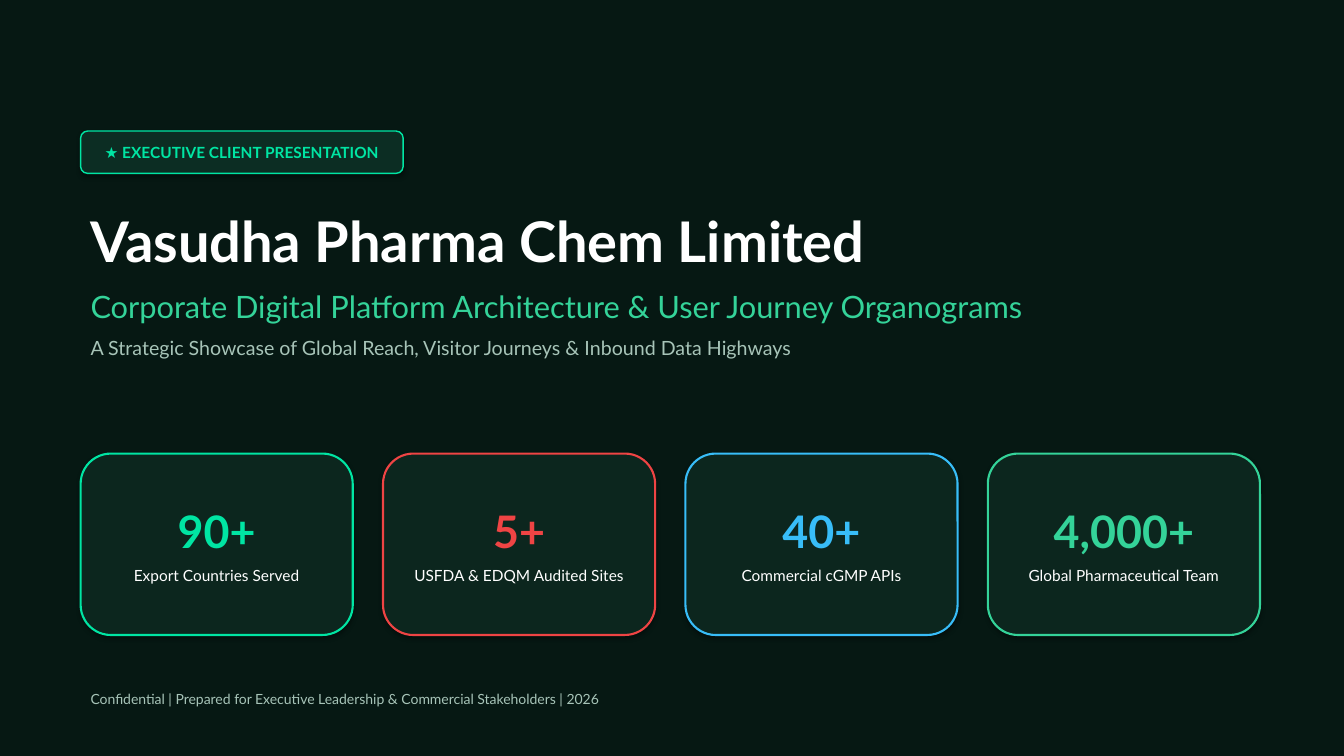
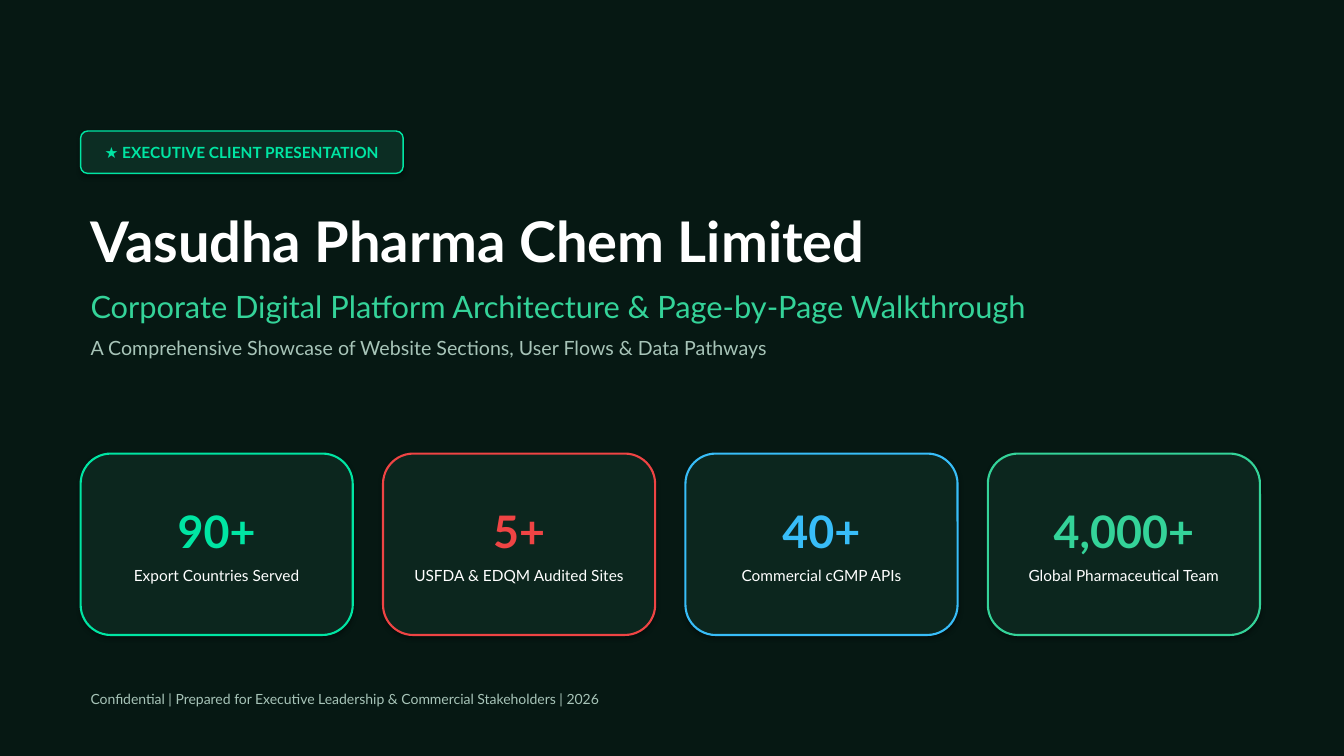
Before and after one commit to saikrishna-bethamcharla/vasudhapharma-green, a slide deck: slide 1 of Vasudha_Pharma_Executive_Presentation.pptx. Drawn at 1344x756 pixels with LibreOffice and Linux fonts; fonts in the diff are those of the drawing. Boxes give left, top, right and bottom in pixels: in the first picture for what was removed or moved away, otherwise in the second. Text is boxed around its words. In the diff, an @@ line names an element or a change of style, - is before the commit and + after.

Commit message:
docs(presentation): update deck to page-by-page walkthrough with 3D globe, About Us, and section organograms

```diff
--- a/Vasudha_Pharma_Executive_Presentation.pptx
+++ b/Vasudha_Pharma_Executive_Presentation.pptx
@@ text at bbox=[91, 295, 1026, 359]: text changed @@
-Corporate Digital Platform Architecture & User Journey Organograms
-A Strategic Showcase of Global Reach, Visitor Journeys & Inbound Data Highways
+Corporate Digital Platform Architecture & Page-by-Page Walkthrough
+A Comprehensive Showcase of Website Sections, User Flows & Data Pathways
```
Also in this commit, not shown: 2 other slides changed, 9 slides added, 9 slides removed, 2 other files.
